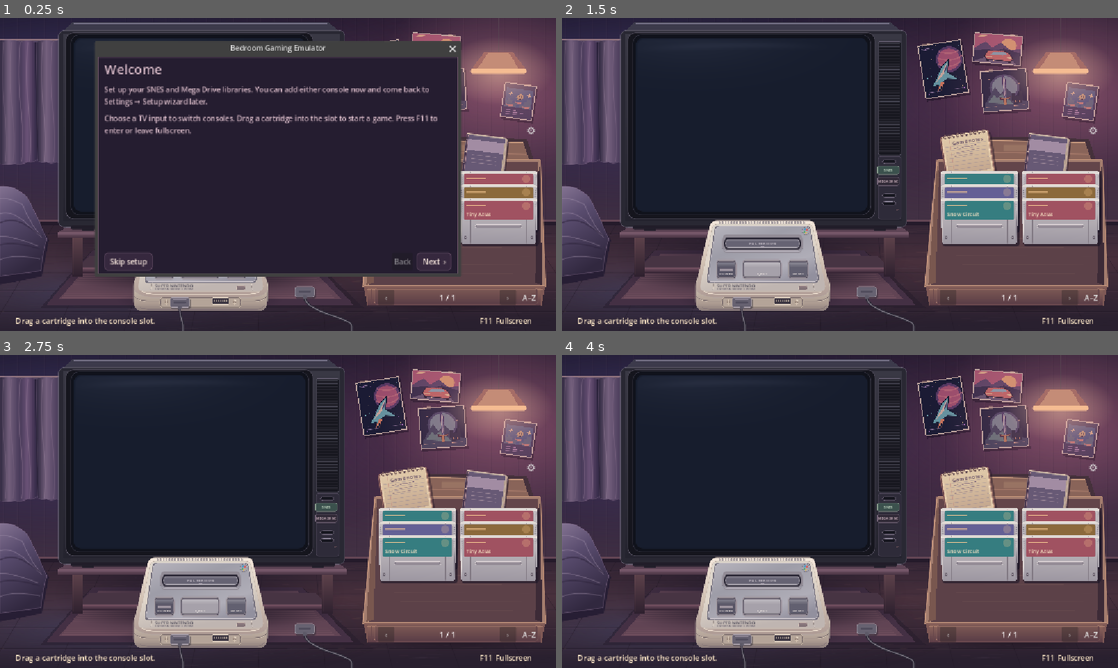
Above: before the commit, frames 1-4 (two rows, left to right).
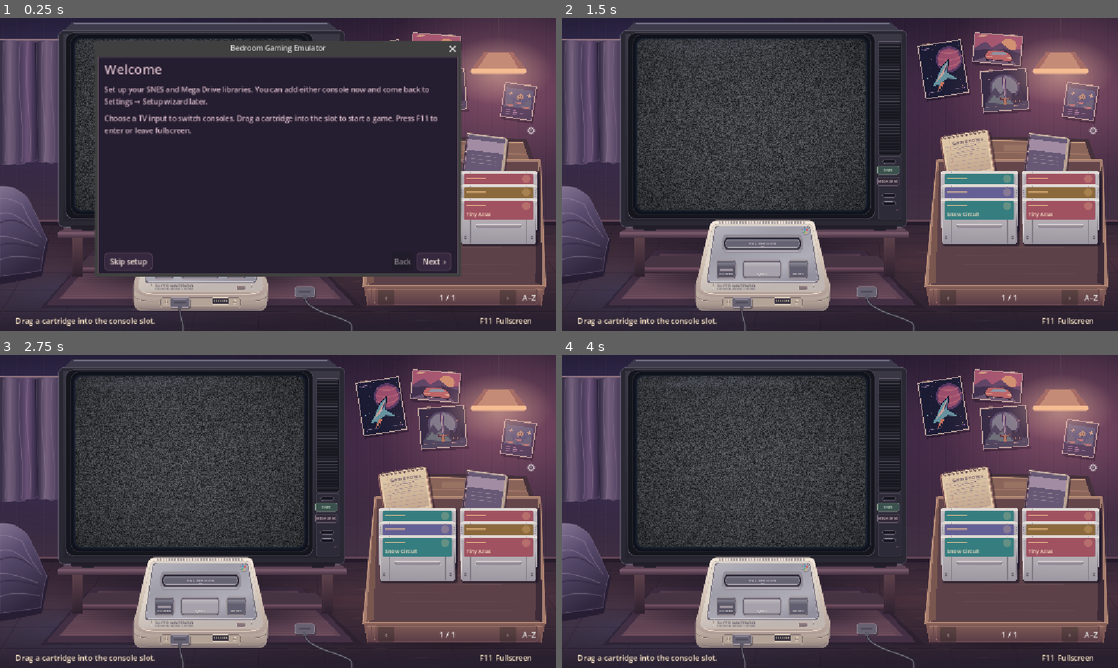
Above: after the commit, the same moments.

Repository: BaconBaps/snes
Game: Godot game, scene res://room.tscn
Two runs of this game, one before a commit and one after it. Both use one fixed random seed, a clock stepped at 60 frames per second and the inputs below.
Inputs (mouse positions are in pixels of both pictures, inside the frame that each line leads up to):
- Up to frame 1 (0.25 s): no input
- Up to frame 2 (1.5 s): click "Skip setup" at 0.5 s; tap Enter at 1.25 s; move the mouse to (962, 158) at 1.27 s; hold Right from 1.28 s (still down); tap Z at 1.35 s; click (962, 158) at 1.42 s
- Up to frame 3 (2.75 s): release Right at 2 s; drag from (166, 527) to (250, 574) at 2.02 s
- Up to frame 4 (4 s): move the mouse to (895, 442) at 2.77 s; hold Right 2.78-3.5 s; tap Enter at 2.85 s; click (895, 442) at 2.92 s; drag from (812, 574) to (673, 464) at 3.52 s

The runs differ from the first frame. In frame 1, 1.0% of the frame differs, in the area x 13-54%, y 6-62%; in frame 2, 14%; in frame 3, 14%; in frame 4, 14%, in the area x 13-55%, y 6-62%.

Commit message:
Add soft CRT static and an input-switch hiss

Diff:
--- /dev/null
+++ b/emulator/crt_static.gdshader
@@ -0,0 +1,31 @@
+shader_type canvas_item;
+render_mode unshaded;
+
+uniform vec2 glass_size = vec2(480.0, 360.0);
+uniform float brightness = 1.0;
+uniform bool switching_input = false;
+
+float noise_at(vec2 point) {
+	vec3 hash = fract(vec3(point.xyx) * 0.1031);
+	hash += dot(hash, hash.yzx + 33.33);
+	return fract((hash.x + hash.y) * hash.z);
+}
+
+void fragment() {
+	vec2 pixel = UV * glass_size;
+	float frame = floor(TIME * 24.0);
+	vec2 grain_cell = floor(pixel / vec2(1.5, 1.25));
+	float grain = noise_at(grain_cell + vec2(frame * 13.0, frame * 29.0));
+	float soft_grain = noise_at(floor(grain_cell / 2.0) + vec2(frame * 7.0, frame * 11.0));
+	float row = noise_at(vec2(floor(pixel.y), frame));
+	float level = 0.09 + grain * 0.24 + soft_grain * 0.085 + row * 0.025;
+	if (switching_input) {
+		level += 0.055;
+	}
+	vec2 edge = UV * 2.0 - 1.0;
+	level *= (1.0 - 0.18 * dot(edge, edge)) * brightness;
+	vec2 corner = abs((UV - 0.5) * glass_size) - (glass_size * 0.5 - vec2(17.0));
+	float distance_to_glass = length(max(corner, vec2(0.0))) + min(max(corner.x, corner.y), 0.0) - 16.0;
+	float aperture = 1.0 - smoothstep(-4.0, 0.0, distance_to_glass);
+	COLOR = vec4(level * vec3(0.91, 0.95, 1.0), aperture);
+}
--- a/room.gd
+++ b/room.gd
@@ -178,6 +178,10 @@
 
 var crt := TextureRect.new()
 var crt_glass := ColorRect.new()
+const INPUT_STATIC_SECONDS := 0.20
+var crt_static := ColorRect.new()
+var input_static_timer := Timer.new()
+var input_hiss := AudioStreamPlayer.new()
 var room_dimmer := ColorRect.new()
 var room_overlay := Node2D.new()
 var ceiling_light_on := true
@@ -216,6 +220,7 @@
 	crt.mouse_filter = Control.MOUSE_FILTER_IGNORE
 	crt.hide()
 	add_child(crt)
+	setup_crt_static()
 	var glass_material := ShaderMaterial.new()
 	glass_material.shader = preload("res://emulator/crt_glass.gdshader")
 	glass_material.set_shader_parameter("glass_size", SCREEN.size)
@@ -406,7 +411,11 @@
 	manual.hide()
 	console_transition = create_tween().set_trans(Tween.TRANS_SINE).set_ease(Tween.EASE_IN_OUT)
 	console_transition.tween_method(update_console_slide, 0.0, 1.0, 0.36)
-	console_transition.tween_callback(switch_console.bind(index))
+	console_transition.tween_callback(func():
+		input_static_timer.start()
+		input_hiss.play()
+		update_crt_static()
+		switch_console(index))
 	console_transition.tween_method(update_console_slide, 1.0, 0.0, 0.40)
 	console_transition.finished.connect(func():
 		console_transition = null
@@ -747,6 +756,49 @@
 		message = MOUSE_CAPTURE_HINT if emulator.mouse_enabled else ""
 	queue_redraw()
 
+func setup_crt_static() -> void:
+	var material := ShaderMaterial.new()
+	material.shader = preload("res://emulator/crt_static.gdshader")
+	material.set_shader_parameter("glass_size", SCREEN.size)
+	crt_static.material = material
+	crt_static.position = SCREEN.position
+	crt_static.size = SCREEN.size
+	crt_static.mouse_filter = Control.MOUSE_FILTER_IGNORE
+	add_child(crt_static)
+
+	input_static_timer.one_shot = true
+	input_static_timer.wait_time = INPUT_STATIC_SECONDS
+	input_static_timer.timeout.connect(update_crt_static)
+	add_child(input_static_timer)
+	input_hiss.stream = create_input_hiss()
+	input_hiss.volume_db = -12.0
+	add_child(input_hiss)
+	update_crt_static()
+
+func create_input_hiss() -> AudioStreamWAV:
+	const SAMPLE_RATE := 22050
+	var count := int(SAMPLE_RATE * INPUT_STATIC_SECONDS)
+	var data := PackedByteArray()
+	data.resize(count * 2)
+	var random := RandomNumberGenerator.new()
+	random.seed = 117
+	var filtered := 0.0
+	for index in range(count):
+		var progress := float(index) / count
+		filtered = lerpf(filtered, random.randf_range(-1.0, 1.0), 0.64)
+		var envelope := smoothstep(0.0, 0.02, progress) * (1.0 - smoothstep(0.22, 1.0, progress))
+		data.encode_s16(index * 2, roundi(filtered * envelope * 16000.0))
+	var stream := AudioStreamWAV.new()
+	stream.format = AudioStreamWAV.FORMAT_16_BITS
+	stream.mix_rate = SAMPLE_RATE
+	stream.data = data
+	return stream
+
+func update_crt_static() -> void:
+	var switching := not input_static_timer.is_stopped()
+	crt_static.visible = switching or (not crt.visible and not (powered and rom_paths.is_empty()))
+	crt_static.material.set_shader_parameter("switching_input", switching)
+
 func update_crt() -> void:
 	if not emulator.mouse_enabled:
 		release_game_mouse()
@@ -760,6 +812,7 @@
 		crt.material.set_shader_parameter("rgb565", emulator.rgb565)
 
 func update_glass_sheen() -> void:
+	crt_static.material.set_shader_parameter("brightness", 1.0 if ceiling_light_on else 0.54)
 	var strength := 0.43 if crt.visible else 1.0
 	if not ceiling_light_on and not crt.visible:
 		strength *= 0.22
@@ -1335,6 +1388,9 @@
 
 func _process(delta: float) -> void:
 	update_gamepad_pointer(delta)
+	var has_signal := crt.visible or (powered and rom_paths.is_empty())
+	if input_static_timer.is_stopped() and crt_static.visible == has_signal:
+		update_crt_static()
 	var target := emulator.screen_light
 	if powered and rom_paths.is_empty():
 		target = Color("#496185")
Not shown, added: emulator/crt_static.gdshader.uid
